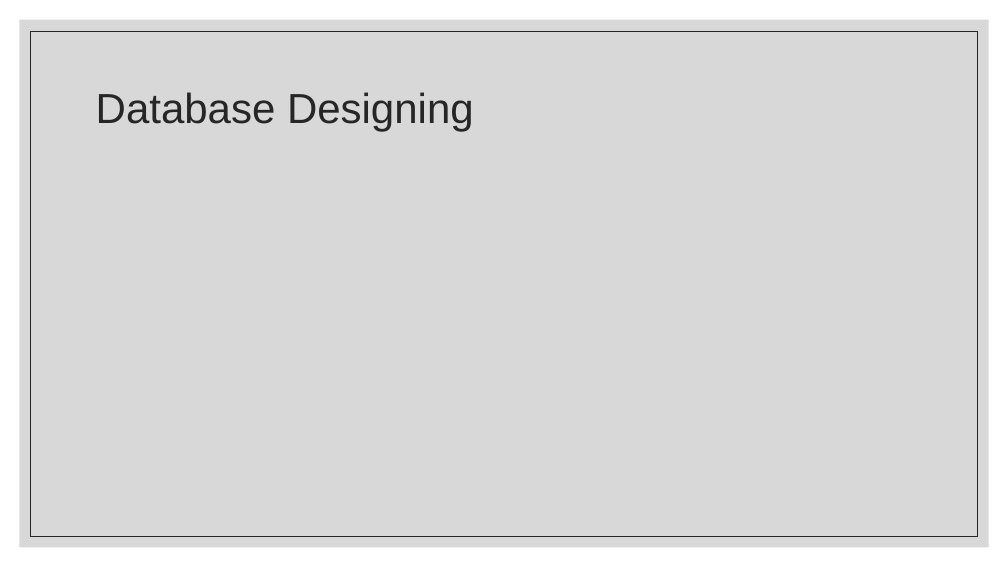
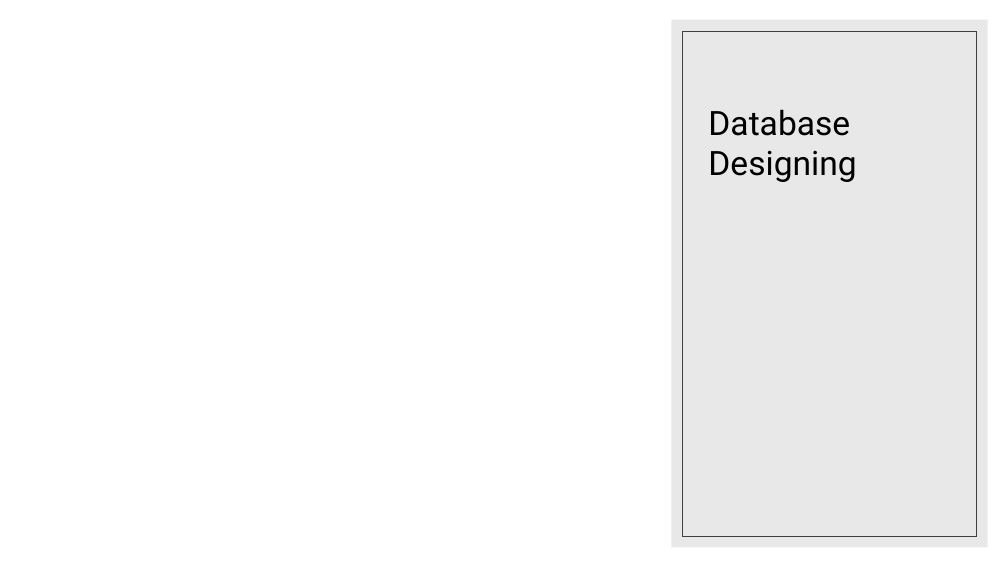
Before and after one commit to Beakbreak/DBMS-project, a slide deck: slide 6 of Lost And found website.pptx. Drawn at 1008x567 pixels with LibreOffice and Linux fonts; fonts in the diff are those of the drawing. Boxes give left, top, right and bottom in pixels: in the first picture for what was removed or moved away, otherwise in the second. Text is boxed around its words. In the diff, an @@ line names an element or a change of style, - is before the commit and + after.

```diff
--- a/Lost And found website.pptx
+++ b/Lost And found website.pptx
@@ rectangle removed at [20, 20, 989, 547] @@
@@ rectangle added at [671, 20, 988, 547], fill #D9D9D9 at 60% opacity @@
@@ rectangle removed at [31, 31, 978, 536] @@
@@ rectangle added at [683, 31, 977, 536], outline #404040 0.5 pt @@
@@ title "Database Designing": place and size @@
-title "Database Designing" at [96, 92, 474, 131]
+title "Database Designing" at [708, 109, 856, 182]
@@ title "Database Designing" at [708, 109, 856, 182]: size 40 to 32 pt, font Arial to Roboto, text colour #262626 to #000000; line spacing 0.9 to 1; vertical alignment middle to bottom @@
```
Also in this commit, not shown: 4 other slides changed.
